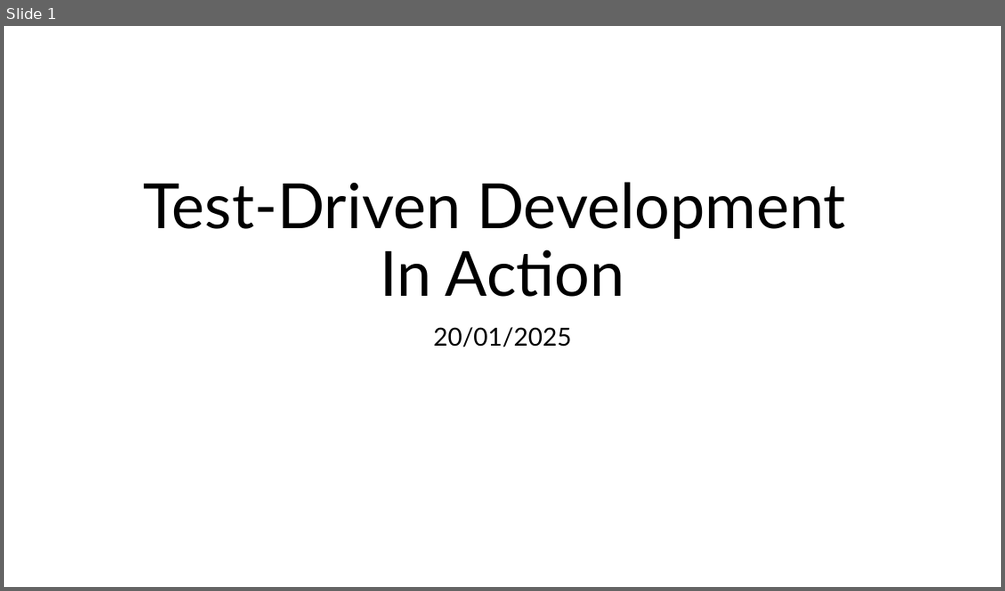
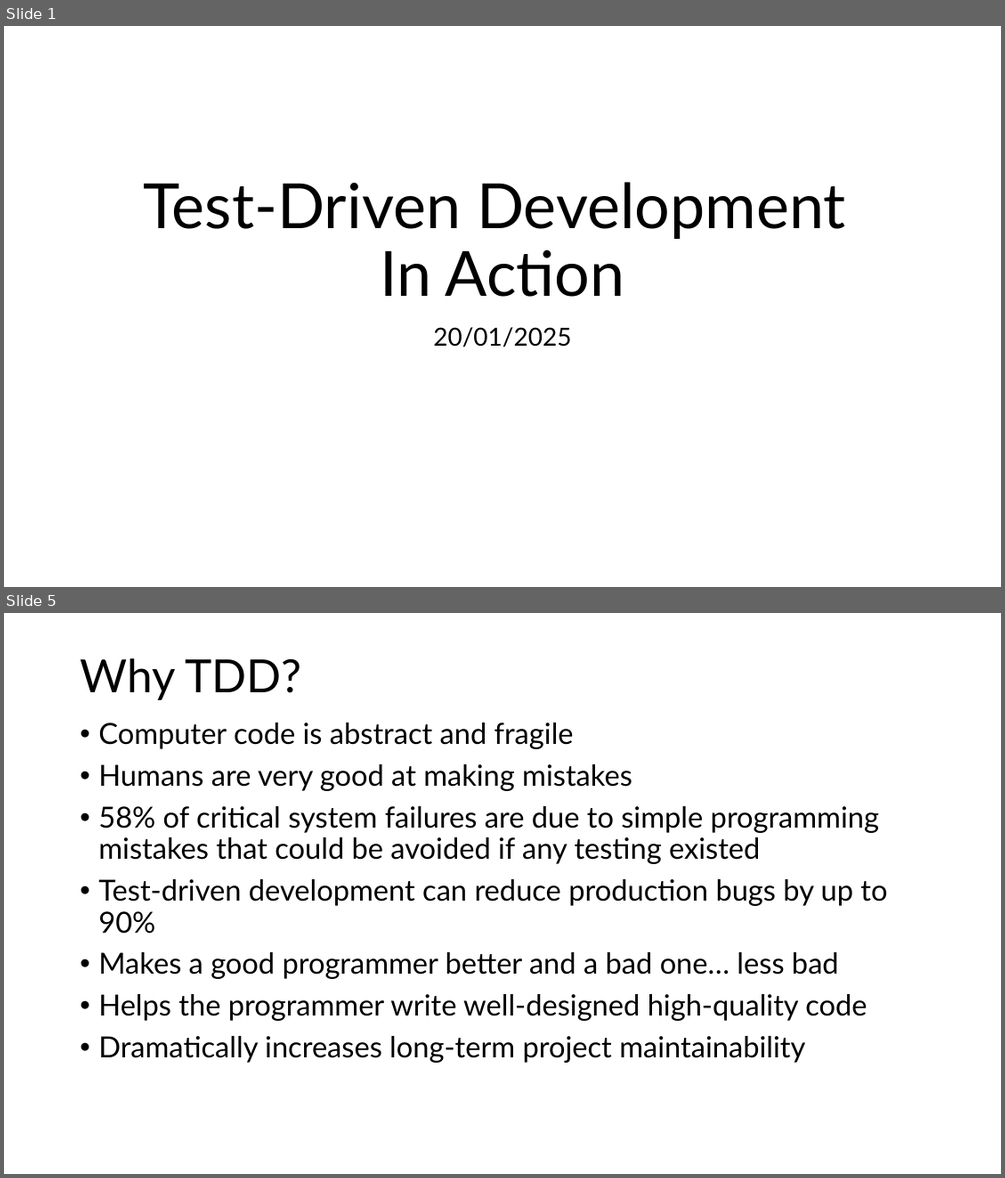
Before and after one commit to G2HJei/tdd-birthday-emails, a slide deck: Test-Driven Development.pptx. Shown one above the other, each under a label of ours: slide 1 before the commit, slides 1 and 5 after it; the slides between them are not shown. The pictures are 1005x591 and 1005x1178 pixels, drawn with LibreOffice and Linux fonts; fonts in the diff are those of the drawing. Boxes give left, top, right and bottom in pixels: in the first picture for what was removed or moved away, otherwise in the second. Text is boxed around its words. In the diff, an @@ line names an element or a change of style, - is before the commit and + after.

```diff
--- a/Test-Driven Development.pptx
+++ b/Test-Driven Development.pptx
@@ slide 5 added at [4,613,1001,1174], background #FFFFFF @@
@@ text added at [80,658,301,700], 44 pt, text #000000 @@
+Why TDD?
@@ text added at [98,722,887,1062], 28 pt, text #000000 @@
+• Computer code is abstract and fragile
+• Humans are very good at making mistakes
+• 58% of critical system failures are due to simple programming mistakes that could be avoided if any testing existed
+• Test-driven development can reduce production bugs by up to 90%
+• Makes a good programmer better and a bad one… less bad
+• Helps the programmer write well-designed high-quality code
+• Dramatically increases long-term project maintainability
```
Also in this commit, not shown: 5 slides changed, 9 other slides added, 3 other files.
